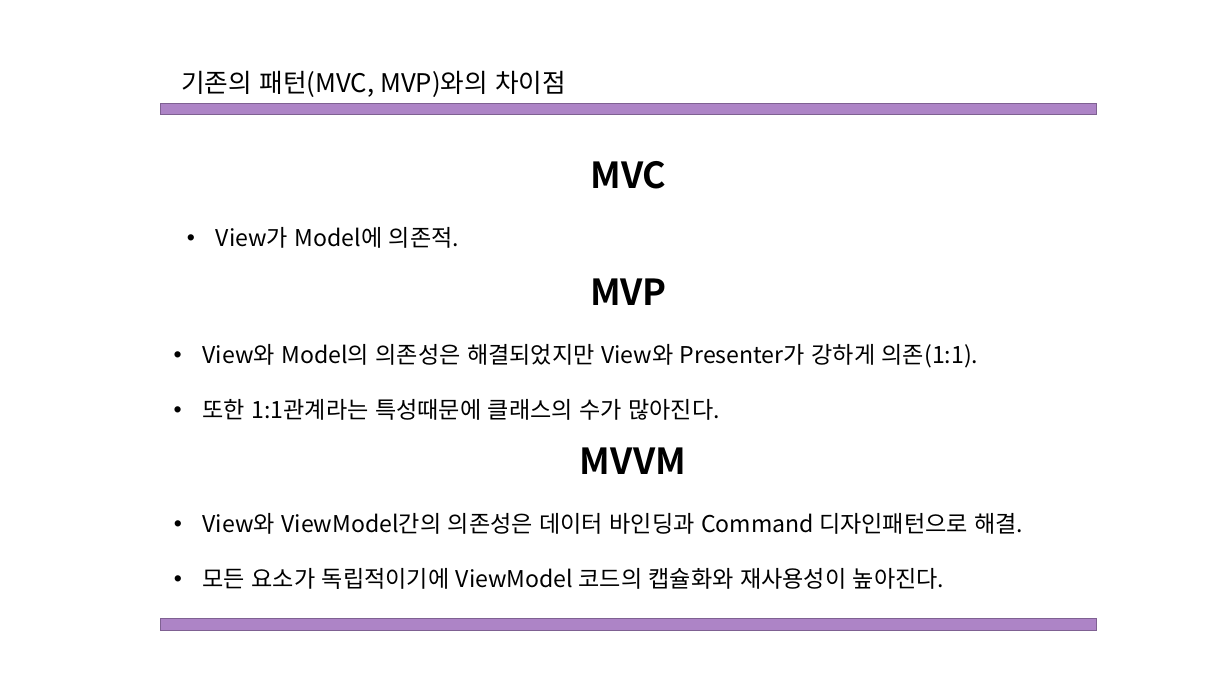
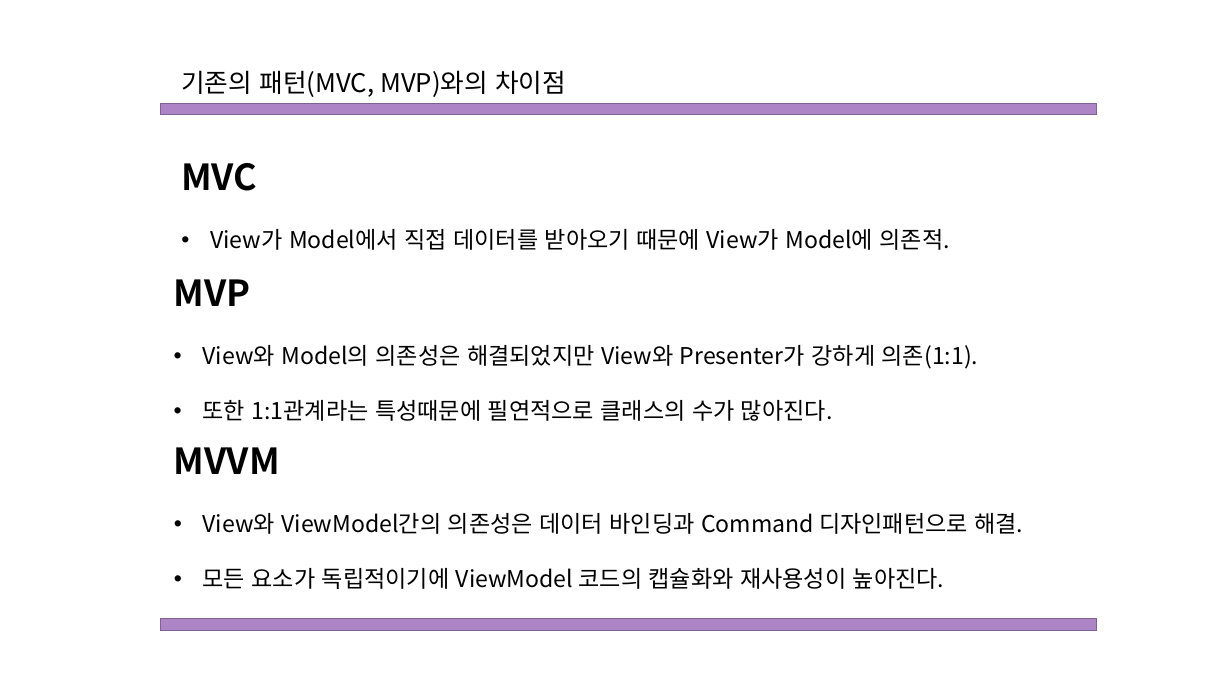
Before and after one commit to Mikusnuz/MyPractice, a slide deck: slide 6 of Study/MVVM.pptx (slide 5 before the commit). Drawn at 1232x693 pixels with LibreOffice and Linux fonts; fonts in the diff are those of the drawing. Boxes give left, top, right and bottom in pixels: in the first picture for what was removed or moved away, otherwise in the second. Text is boxed around its words. In the diff, an @@ line names an element or a change of style, - is before the commit and + after.

```diff
--- a/Study/MVVM.pptx
+++ b/Study/MVVM.pptx
@@ text at (181,163,257,191): alignment centre to left @@
@@ text at (210,229,950,250): text changed @@
-• View가 Model에 의존적.
+• View가 Model에서 직접 데이터를 받아오기 때문에 View가 Model에 의존적.
@@ text at (174,279,251,306): alignment centre to left @@
@@ text at (203,400,832,421): text changed @@
-• 또한 1:1관계라는 특성때문에 클래스의 수가 많아진다.
+• 또한 1:1관계라는 특성때문에 필연적으로 클래스의 수가 많아진다.
@@ text at (174,447,280,474): alignment centre to left @@
```
Also in this commit, not shown: 3 other slides changed, 2 slides added, 1 slide removed, 2 other files.
